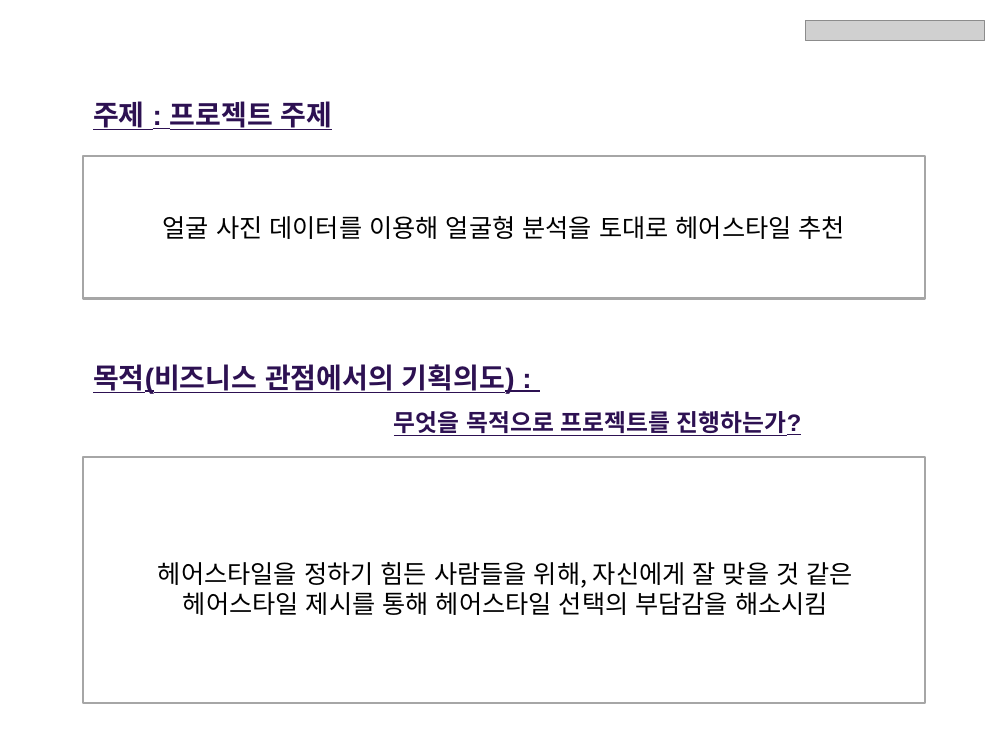
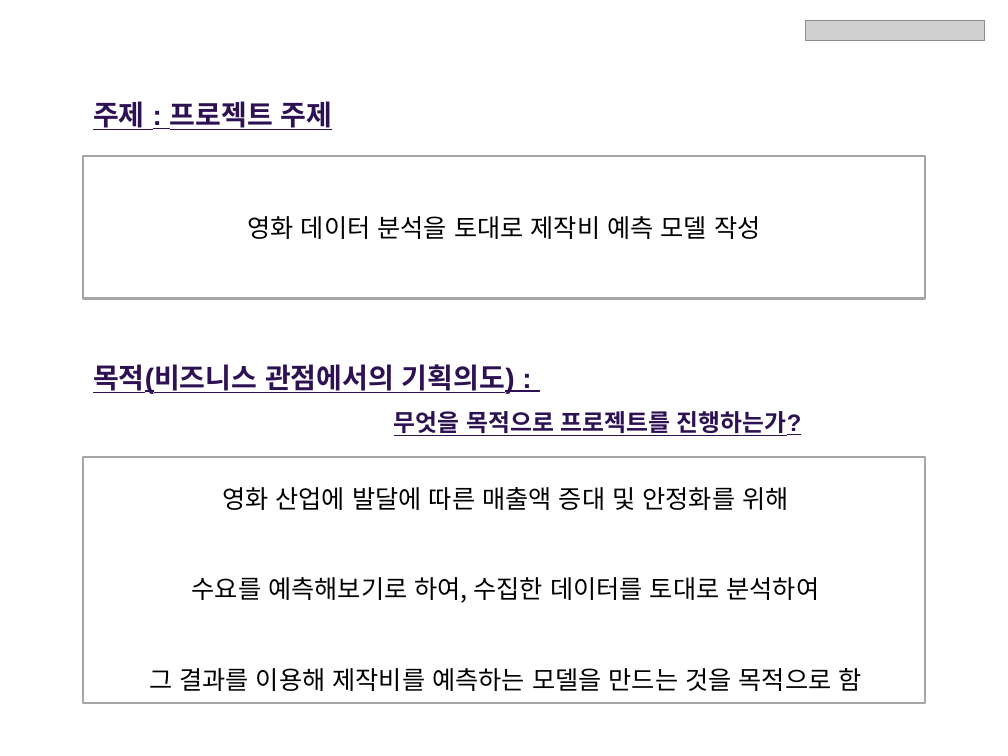
Before and after one commit to jtgoon/BigData_Final_Project, a slide deck: slide 3 of ppt/최종프로젝트 기획안 (4팀).pptx. Drawn at 1008x756 pixels with LibreOffice and Linux fonts; fonts in the diff are those of the drawing; grey boxes stand for pictures. Boxes give left, top, right and bottom in pixels: in the first picture for what was removed or moved away, otherwise in the second. Text is boxed around its words. In the diff, an @@ line names an element or a change of style, - is before the commit and + after.

Commit message:
PPT 및 발표자료
프로젝트 기획안 및 발표구상안 작성 및
PPT 발표자료 작성

```diff
--- a/ppt/최종프로젝트 기획안 (4팀).pptx
+++ b/ppt/최종프로젝트 기획안 (4팀).pptx
@@ text at (247,216,760,239): text changed @@
-얼굴 사진 데이터를 이용해 얼굴형 분석을 토대로 헤어스타일 추천
+영화 데이터 분석을 토대로 제작비 예측 모델 작성
@@ text at (149,487,862,691): text changed @@
-헤어스타일을 정하기 힘든 사람들을 위해, 자신에게 잘 맞을 것 같은
-헤어스타일 제시를 통해 헤어스타일 선택의 부담감을 해소시킴
+영화 산업에 발달에 따른 매출액 증대 및 안정화를 위해
+수요를 예측해보기로 하여, 수집한 데이터를 토대로 분석하여
+그 결과를 이용해 제작비를 예측하는 모델을 만드는 것을 목적으로 함
```
Also in this commit, not shown: 3 other slides changed, 2 other files.
